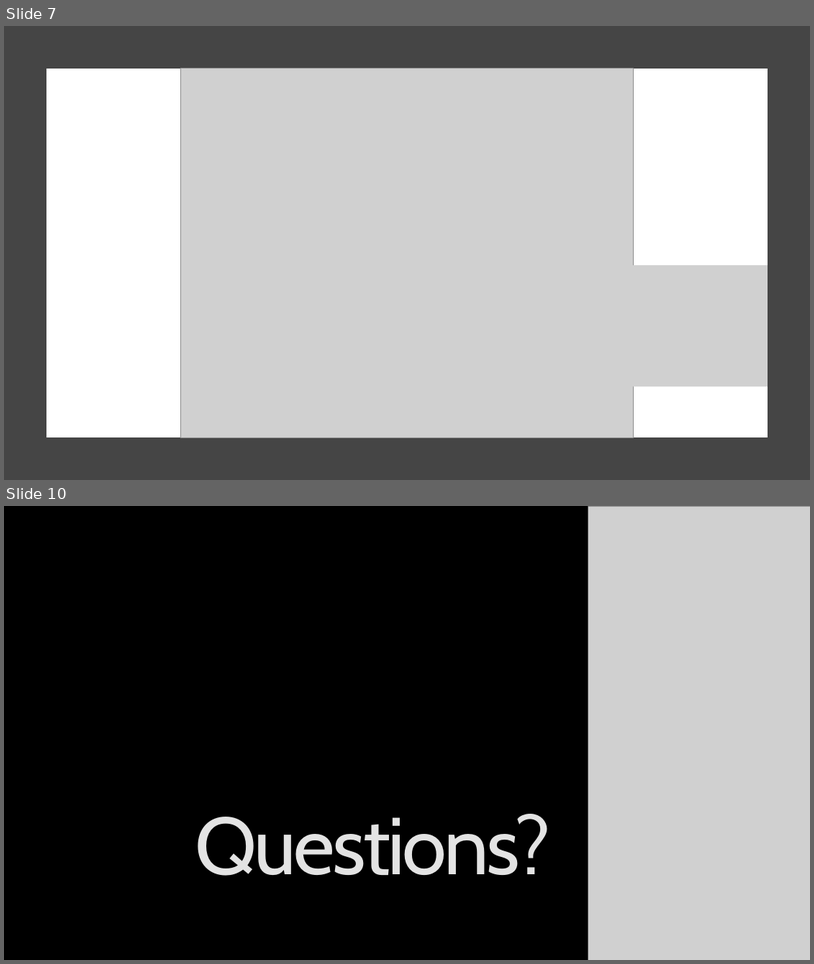
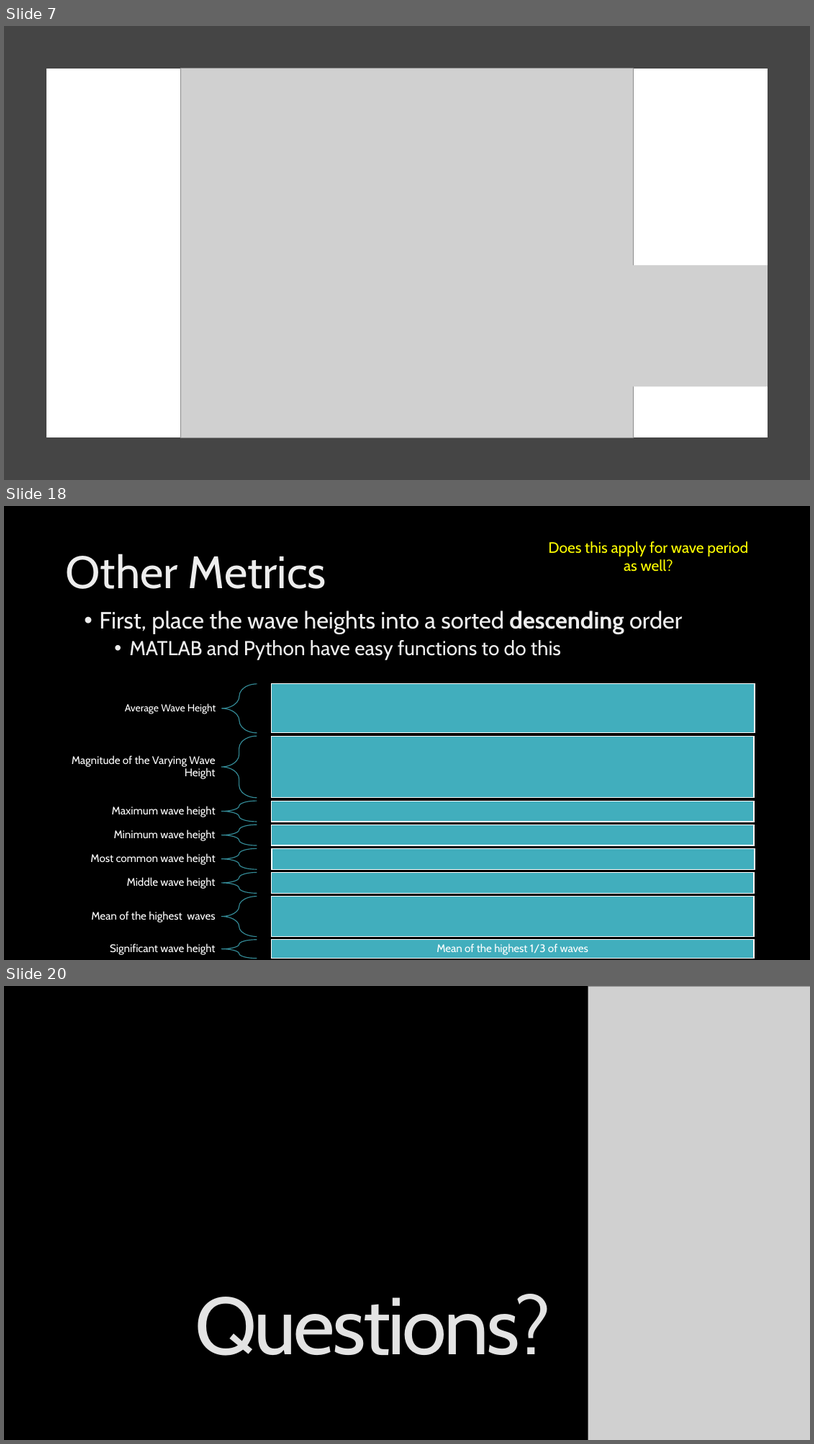
Before and after one commit to Legohead259/OCE2901-Material, a slide deck: presentations/8 - Wave Parameters and Analysis.pptx. Shown one above the other, each under a label of ours: slides 7 and 10 before the commit, slides 7, 18 and 20 after it; the slides between them are not shown. The pictures are 814x964 and 814x1444 pixels, drawn with LibreOffice and Linux fonts; fonts in the diff are those of the drawing; grey boxes stand for pictures; background and template pictures are left out. Boxes give left, top, right and bottom in pixels: in the first picture for what was removed or moved away, otherwise in the second. Text is boxed around its words. In the diff, an @@ line names an element or a change of style, - is before the commit and + after.

```diff
--- a/presentations/8 - Wave Parameters and Analysis.pptx
+++ b/presentations/8 - Wave Parameters and Analysis.pptx
@@ slide 18 added at (x1=4, y1=506, x2=810, y2=960), background picture (left out) @@
@@ text added at (x1=548, y1=541, x2=748, y2=571), 18 pt, text #FFFF00 @@
+Does this apply for wave period as well?
@@ title added at (x1=65, y1=554, x2=327, y2=589), 54 pt, text gradient #BFBFBF to #EDEDED to #FFFFFF @@
+Other Metrics
@@ text added at (x1=99, y1=610, x2=682, y2=660), 28 pt, text gradient #BFBFBF to #EDEDED to #FFFFFF @@
+• First, place the wave heights into a sorted descending order
+  • MATLAB and Python have easy functions to do this
@@ group added at (x1=72, y1=684, x2=756, y2=958): 9 texts, 8 left braces, 8 rectangles @@
+Average Wave Height
+Magnitude of the Varying Wave Height
+Maximum wave height
+Minimum wave height
+Most common wave height
+Middle wave height
+Mean of the highest waves
+Significant wave height
+  Mean of the highest 1/3 of waves
@@ what was slide 10 is now slide 20 @@
```
Also in this commit, not shown: 1 slide changed, 10 other slides added, 1 slide removed, 14 other files.
